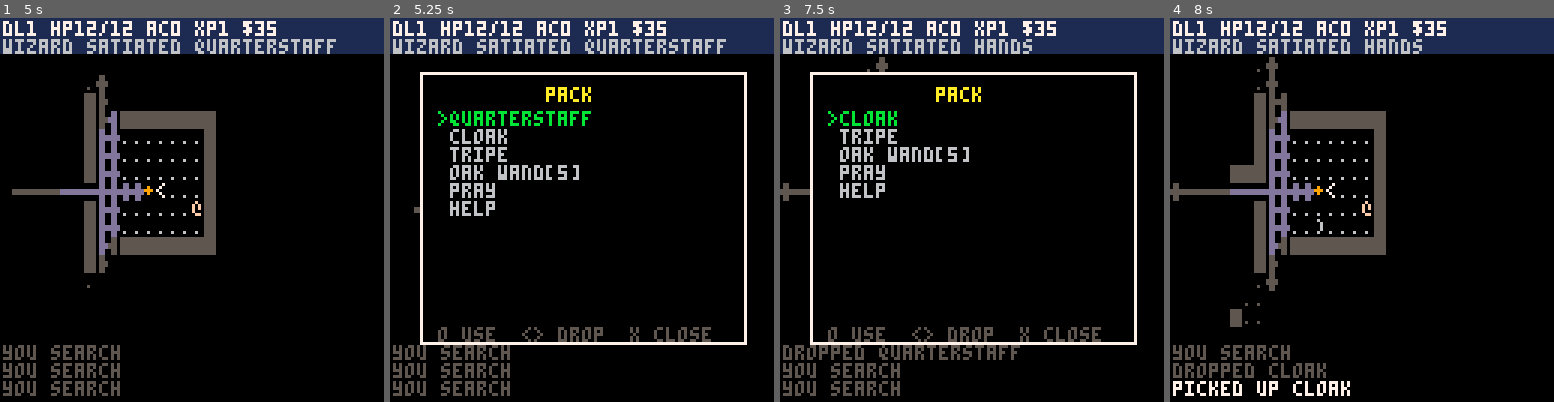
Above: before the commit, frames 1-4 (left to right).
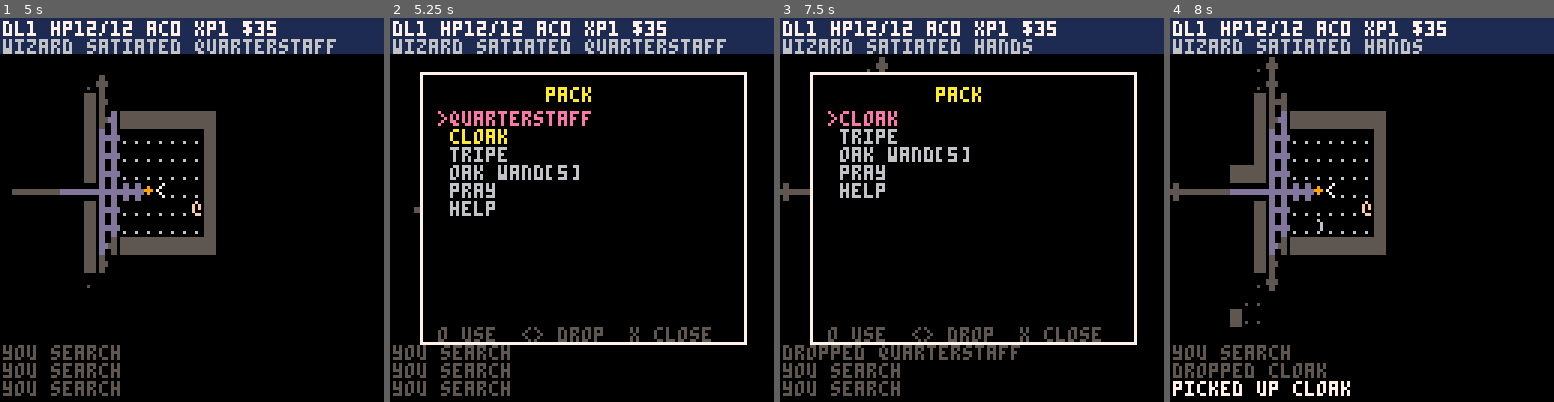
Above: after the commit, the same moments.

Repository: pminervini/netacht
Game: PICO-8 cartridge src/netacht.p8
Two runs of this game, one before a commit and one after it. Both use one fixed random seed, a clock stepped at 60 frames per second and the inputs below.
Inputs:
- Up to frame 1 (5 s): tap X (X key) at 0.33, 1.07, 1.85, 2.97, 4.08 s; tap O (Z key) at 0.7, 1.7, 2.1, 2.5, 2.9, 3.3, 3.7, 4.1, 4.5, 4.9 s; hold Right 1.6-2.1 s; hold Up 2.15-2.42 s; hold Right 2.47-3.03 s; hold Left 3.08-3.58 s; hold Down 3.63-3.97 s; hold Right 4.02-4.68 s; hold Up from 4.73 s (still down)
- Up to frame 2 (5.25 s): release Up at 5.03 s; hold Left from 5.08 s (still down); tap X (X key) at 5.2 s
- Up to frame 3 (7.5 s): tap O (Z key) every 0.4 s from 5.3 to 7.3 s; release Left at 5.68 s; hold Down 5.73-6.03 s; hold Right 6.08-6.58 s; tap X (X key) at 6.32, 7.43 s; hold Right 6.63-7.13 s; hold Up 7.18-7.45 s
- Up to frame 4 (8 s): hold Right from 7.5 s (still down); tap O (Z key) at 7.7 s

Frame 1 is identical in both runs. In frame 2, 1.0% of the frame differs, in the area x 12-53%, y 24-33%; in frame 3, 0.3%; in frame 4, nothing differs.

Commit message:
Address issue 3 inventory QoL

Diff:
--- a/src/netacht.p8
+++ b/src/netacht.p8
@@ -438,8 +438,8 @@
 function up_inv()
  if btnp(5) then mode="play" return end
  local n=#pl.inv+2
- if btnp(2) then sel=max(1,sel-1) end
- if btnp(3) then sel=min(n,sel+1) end
+ if btnp(2) then sel-=1 if sel<1 then sel=n end end
+ if btnp(3) then sel+=1 if sel>n then sel=1 end end
  if (btnp(0) or btnp(1)) and sel<=#pl.inv then
   drop_item(sel)
   sel=min(sel,#pl.inv+2)
@@ -577,7 +577,10 @@
   local it=pl.inv[i] local mark=i==sel and ">" or " "
   local s=mark..it.n
   if it.z then s=s.."["..it.z.."]" end
-  print(sub(s,1,25),16,y, i==sel and 11 or 6) y+=6
+  local eq=(it.k=="weapon" and pl.w==it.n) or (it.k=="armor" and pl.a==it.n)
+  local co=eq and 10 or 6
+  if i==sel then co=eq and 14 or 11 end
+  print(sub(s,1,25),16,y,co) y+=6
  end
  print((sel==#pl.inv+1 and ">" or " ").."pray",16,y,sel==#pl.inv+1 and 11 or 6) y+=6
  print((sel==#pl.inv+2 and ">" or " ").."help",16,y,sel==#pl.inv+2 and 11 or 6)
Not shown, changed: docs/index.js
Not shown, changed: src/netacht.p8.png
